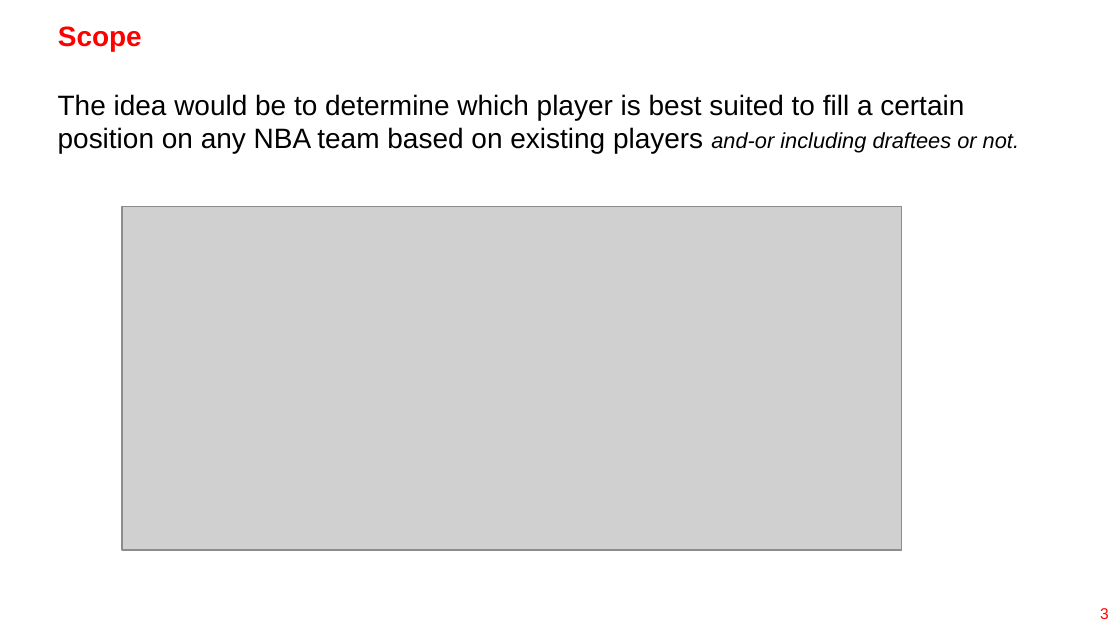
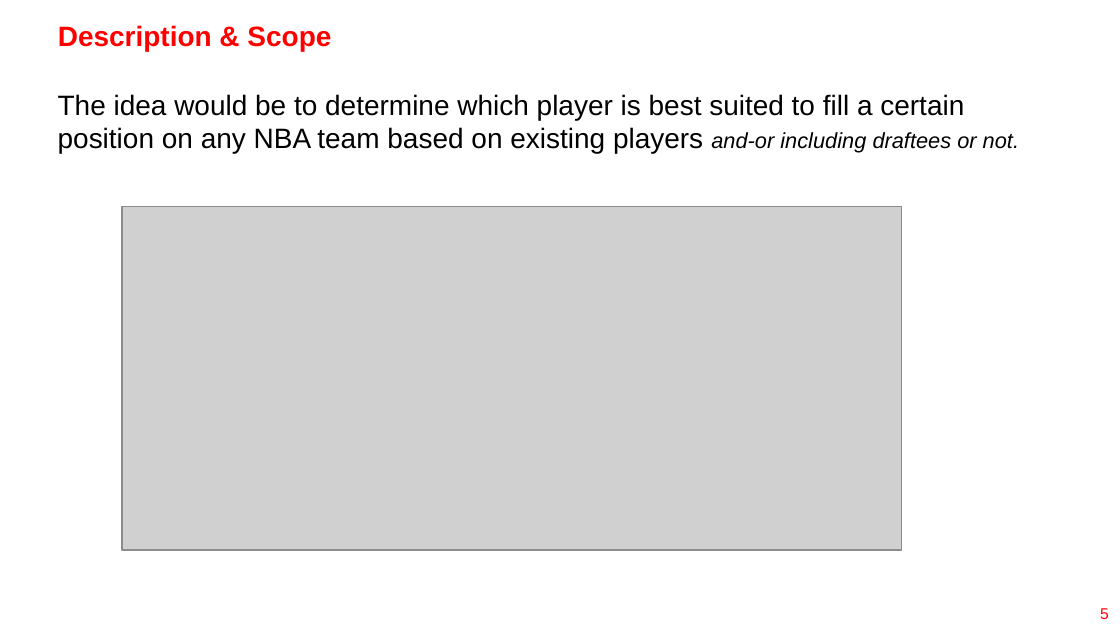
Before and after one commit to aburstyn9068/final_project, a slide deck: slide 5 of ppt/Final Project Group 1 v1.pptx (slide 3 before the commit). Drawn at 1120x630 pixels with LibreOffice and Linux fonts; fonts in the diff are those of the drawing; grey boxes stand for pictures. Boxes give left, top, right and bottom in pixels: in the first picture for what was removed or moved away, otherwise in the second. Text is boxed around its words. In the diff, an @@ line names an element or a change of style, - is before the commit and + after.

```diff
--- a/ppt/Final Project Group 1 v1.pptx
+++ b/ppt/Final Project Group 1 v1.pptx
@@ title at (58,25,331,51): text changed @@
-Scope
+Description & Scope
@@ page number at (1100,608,1109,619): text changed @@
-3
+5
```
Also in this commit, not shown: 2 other slides changed, 20 slides added, 9 other files.
